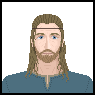
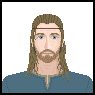
Before/after of a 95px x 95px layered artwork. What changed in the layer stack:
painted on "Background" over [35, 47, 60, 58]
